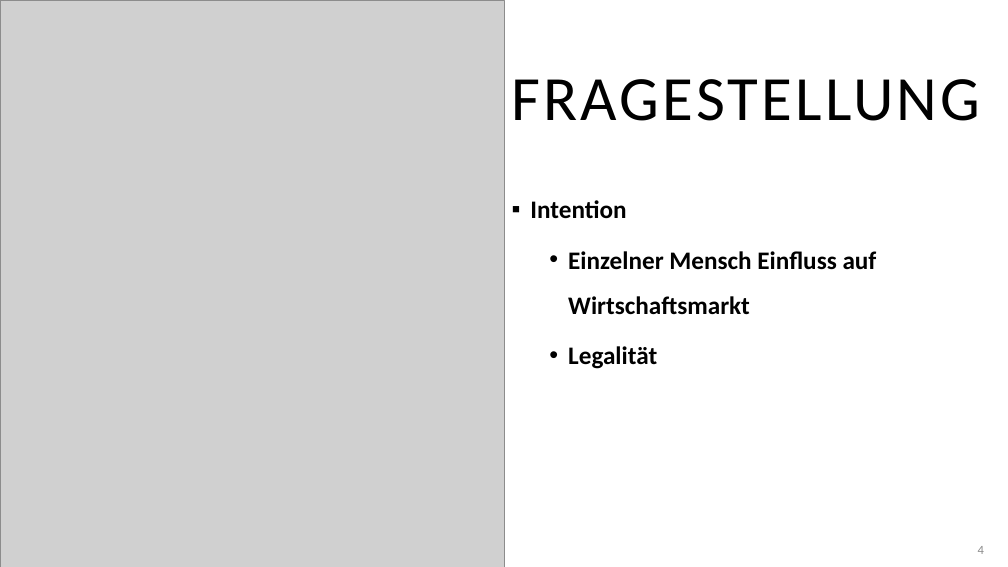
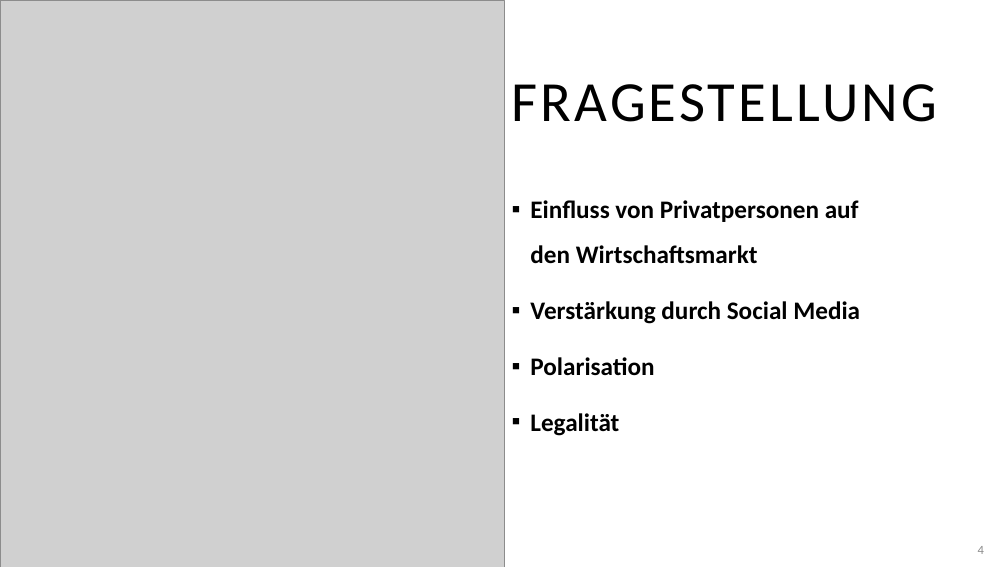
Before and after one commit to alphaname007/BigDataBandits, a slide deck: slide 4 of Technische Präsentation.pptx. Drawn at 1008x567 pixels with LibreOffice and Linux fonts; fonts in the diff are those of the drawing; grey boxes stand for pictures. Boxes give left, top, right and bottom in pixels: in the first picture for what was removed or moved away, otherwise in the second. Text is boxed around its words. In the diff, an @@ line names an element or a change of style, - is before the commit and + after.

Commit message:
Updated Präsentation

```diff
--- a/Technische Präsentation.pptx
+++ b/Technische Präsentation.pptx
@@ title "FRAGESTELLUNG" at (512, 84, 937, 122): size 60 to 54 pt @@
@@ text at (530, 200, 860, 376): text changed @@
-▪ Intention
-  • Einzelner Mensch Einfluss auf Wirtschaftsmarkt
+▪ Einfluss von Privatpersonen auf den Wirtschaftsmarkt
+▪ Verstärkung durch Social Media
+▪ Polarisation
@@ text at (530, 413, 619, 436): bullet • to ▪; list level 2 to 1 in "Legalität" @@
```
Also in this commit, not shown: 5 slides removed.
